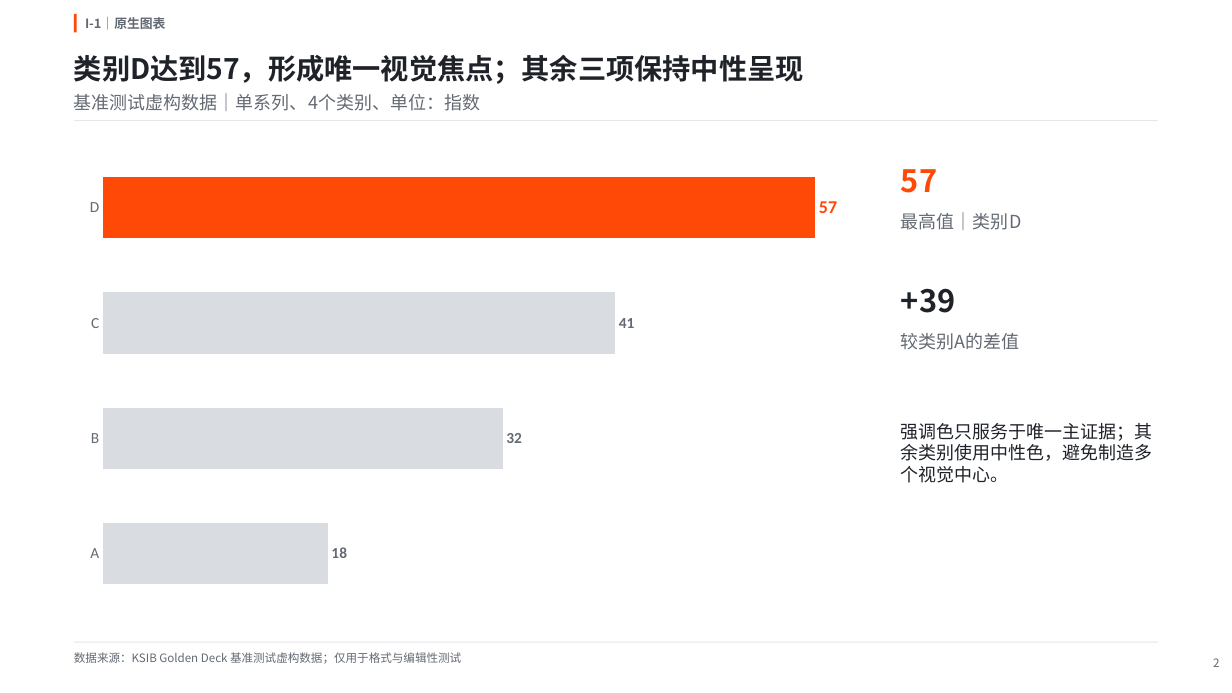
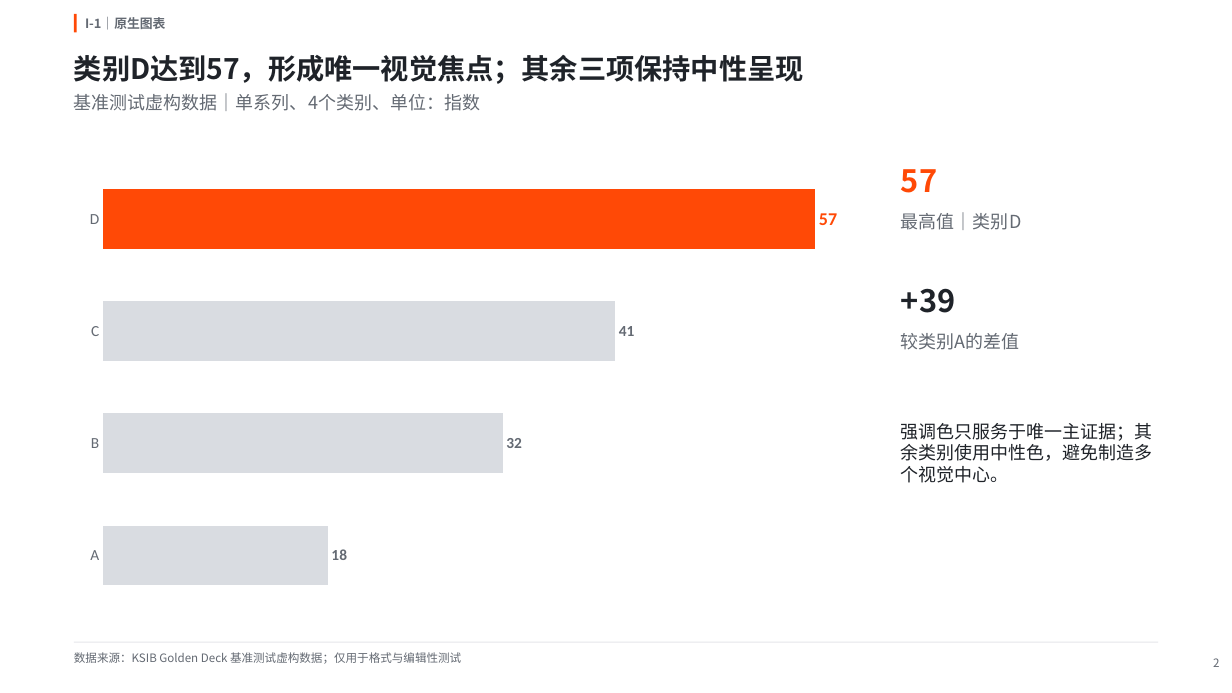
Before and after one commit to lin275768845/ksib-management-review-ppt-skill, a slide deck: slide 2 of skills/ksib-management-review-ppt/benchmarks/format-golden-deck/output/KSIB_MBB_FORMAT_GOLDEN_DECK_V1.pptx. Drawn at 1232x693 pixels with LibreOffice and Linux fonts; fonts in the diff are those of the drawing. Boxes give left, top, right and bottom in pixels: in the first picture for what was removed or moved away, otherwise in the second. Text is boxed around its words. In the diff, an @@ line names an element or a change of style, - is before the commit and + after.

```diff
--- a/skills/ksib-management-review-ppt/benchmarks/format-golden-deck/output/KSIB_MBB_FORMAT_GOLDEN_DECK_V1.pptx
+++ b/skills/ksib-management-review-ppt/benchmarks/format-golden-deck/output/KSIB_MBB_FORMAT_GOLDEN_DECK_V1.pptx
@@ rectangle removed at bbox=[74, 120, 1158, 121] @@
@@ bar chart: place and size @@
-bar chart at bbox=[74, 140, 869, 621]
+bar chart at bbox=[74, 153, 869, 621]
```
Also in this commit, not shown: 4 other slides changed, 58 other files.
